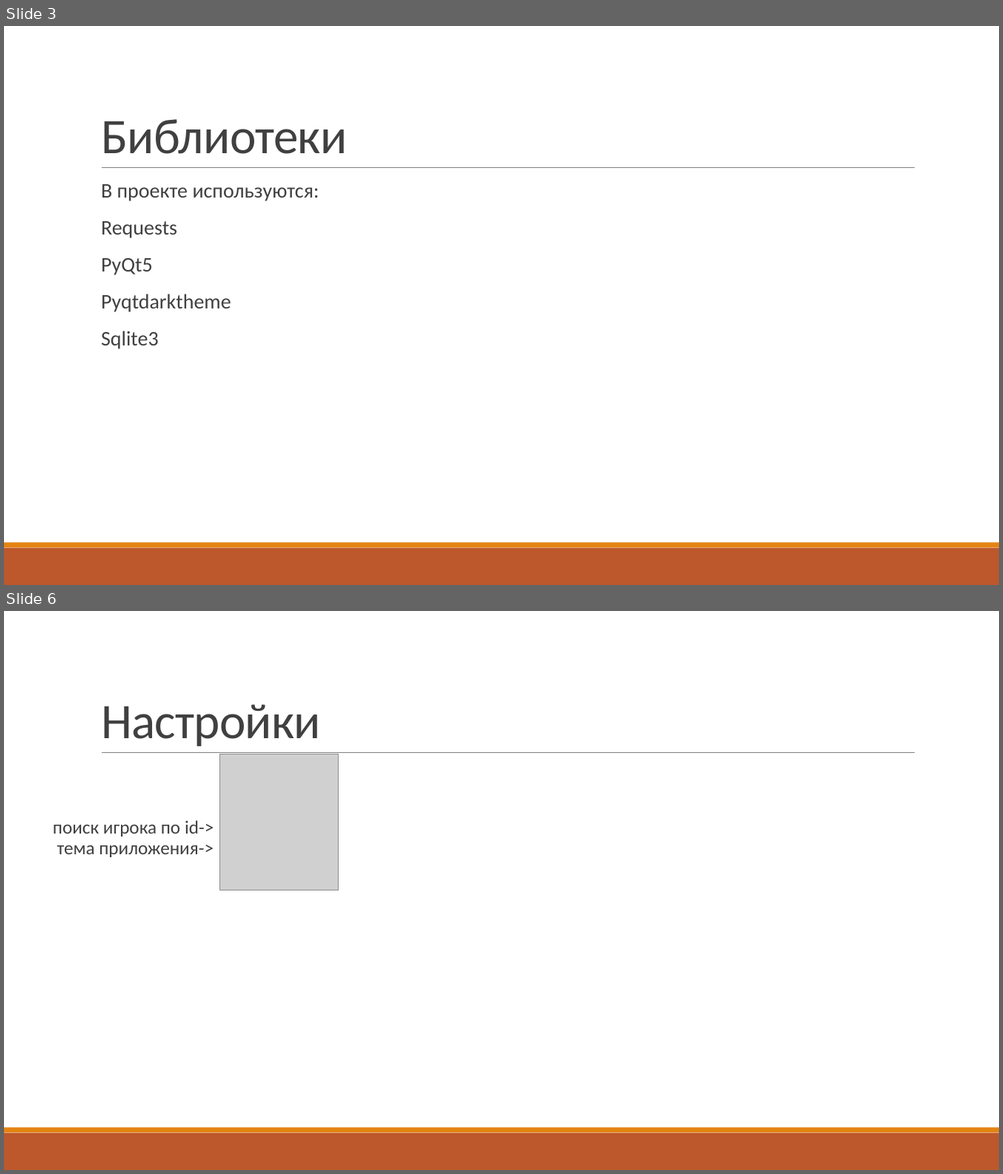
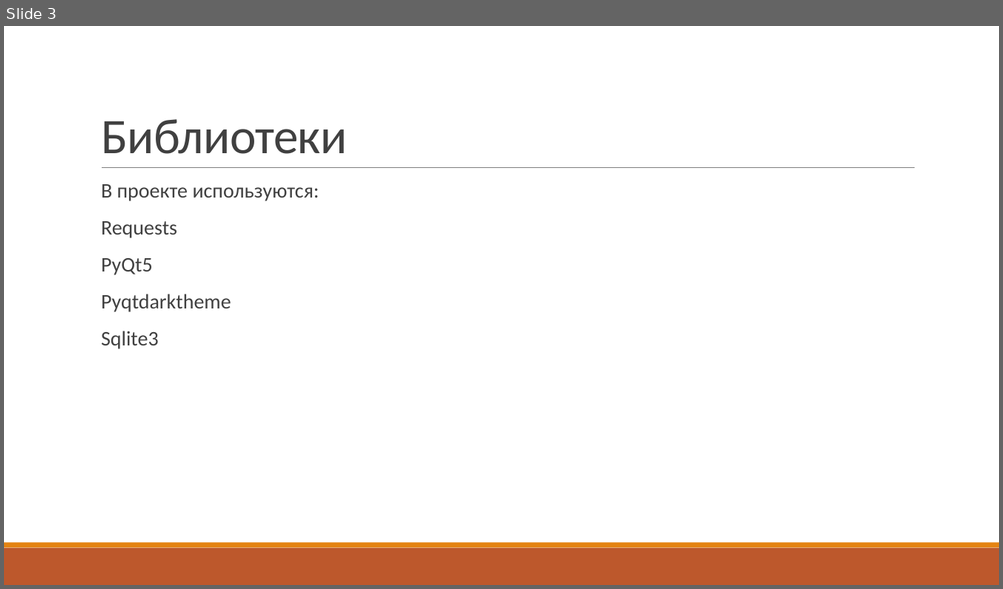
Before and after one commit to F1dachyo/dotaStats, a slide deck: Dota statistics.pptx. Shown one above the other, each under a label of ours: slides 3 and 6 before the commit, slide 3 after it; the slides between them are not shown. The pictures are 1003x1174 and 1003x589 pixels, drawn with LibreOffice and Linux fonts; fonts in the diff are those of the drawing; grey boxes stand for pictures. Boxes give left, top, right and bottom in pixels: in the first picture for what was removed or moved away, otherwise in the second. Text is boxed around its words. In the diff, an @@ line names an element or a change of style, - is before the commit and + after.

```diff
--- a/Dota statistics.pptx
+++ b/Dota statistics.pptx
@@ slide 6 removed at [4, 611, 999, 1170], background #FFFFFF; not listed: 3 template elements that a slide beside it also shows @@
@@ title removed at [101, 704, 321, 746] @@
-Настройки
@@ picture removed at [219, 755, 338, 891] @@
@@ text removed at [53, 820, 213, 857] @@
-поиск игрока по id->
-тема приложения->
```
Also in this commit, not shown: 2 slides changed, 2 slides added, 2 other files.
